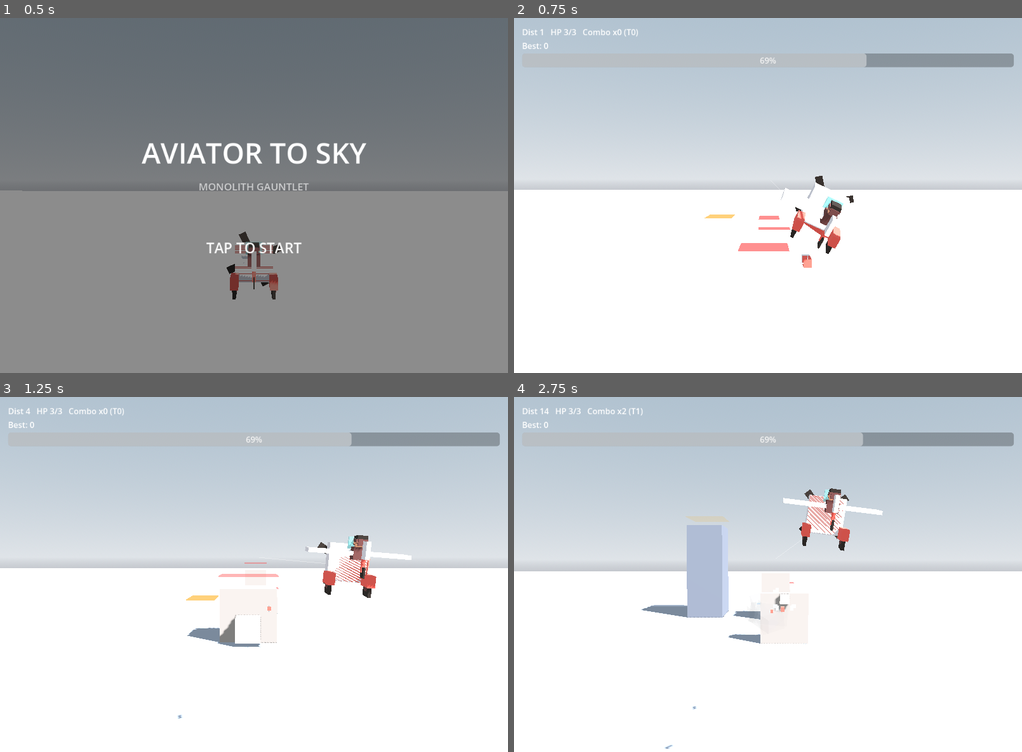
Above: before the commit, frames 1-4 (two rows, left to right).
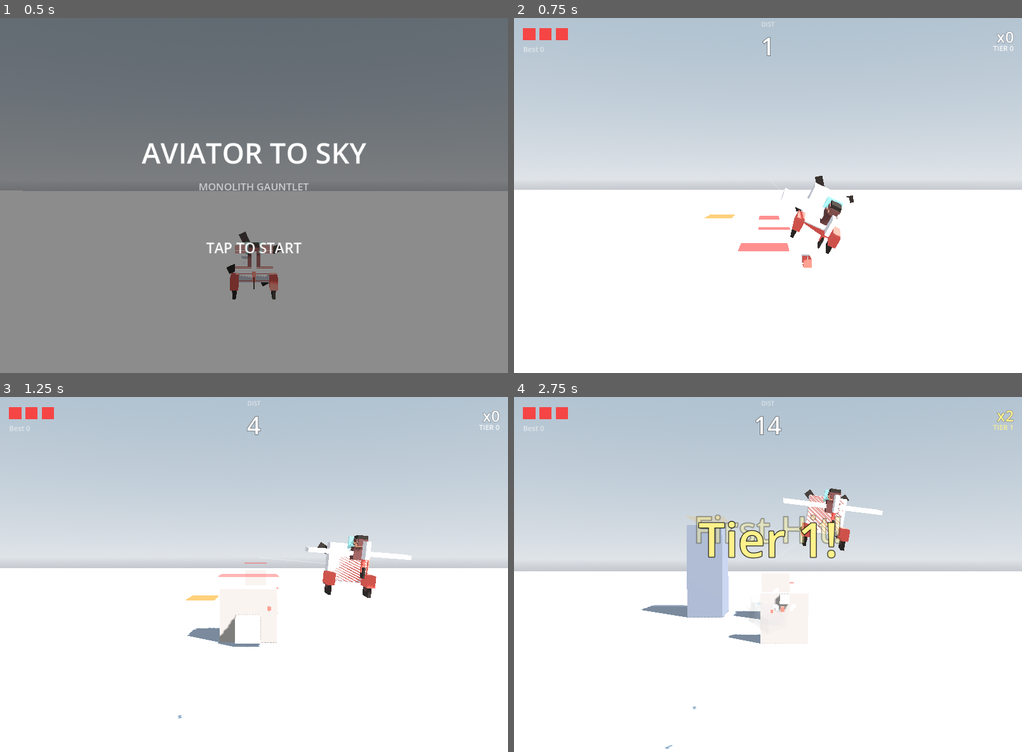
Above: after the commit, the same moments.

Repository: weathermanho/supercent
Game: Godot game, scene res://scenes/Main.tscn
The game is run twice, just before and just after one commit, with the same random seed, the same clock (stepped at 60 frames per second) and the same inputs.
Inputs (mouse positions are in pixels of both pictures, inside the frame that each line leads up to):
- Up to frame 1 (0.5 s): no input
- Up to frame 2 (0.75 s): tap Enter at 0.5 s; move the mouse to (879, 177) at 0.52 s; hold Right mouse button (fire_missle) from 0.53 s (still down); click (879, 177) at 0.67 s
- Up to frame 3 (1.25 s): keep holding Right mouse button (fire_missle)
- Up to frame 4 (2.75 s): release Right mouse button (fire_missle) at 1.25 s; drag from (666, 592) to (742, 645) at 1.27 s; move the mouse to (818, 496) at 2.02 s; hold Right mouse button (fire_missle) from 2.03 s (still down); click (818, 496) at 2.17 s

Frame 1 is identical in both runs. In frame 2, 1.7% of the frame differs, in the area x 1-99%, y 1-14%; in frame 3, 1.7%; in frame 4, 3.6%, in the area x 1-99%, y 1-46%.

Commit message:
feat: 모먼트 텍스트 + HUD 폴리시 + 과충전 폭발 — 데모→게임 완성
(다) 모먼트 텍스트 (_show_moment): 화면 중앙 위에서 팝-인 (back-out
ease) → 0.7s hold → 위로 떠오르며 fade-out → free.
- "First Hit!"  — 런 첫 코어 명중 (한 번만)
- "Tier 1/2/3!" — 콤보 단계 상승 시. 색상 = tier 색.
- "Giant Down!" — 거인 격파.
- "OVERCHARGE!" — T3에서 거인 격파 시 (아래 과충전과 연계).

(나) HUD 폴리시: 디버그 텍스트 → 진짜 게임 같은 위젯.
- 좌상단: 빨간 사각 하트 3개 (HP 잃을 때 스케일 펀치 + 회색 디밍).
- 중앙 상단: 작은 "DIST" 캡션 + 큰 거리 숫자 (48pt, 아웃라인).
- 우상단: COMBO "x#" (28pt) + "TIER #" — tier 색으로 통일 (T1 황색
  → T2 주황 → T3 빨강). 콤보 증가 시 스케일 펀치.
- 좌하단 (하트 아래): "Best #"
- 기존 distance_label/best_label/status_label/energy_bar는 hide.

(과충전 폭발 — 부록 C P2): T3 이상으로 거인 격파 시 화면 위 모든
solid_hazard 기둥이 연쇄 폭발. "강하게 도착한 보상" — 화면 청소 +
시각적 정점.

Co-Authored-By: Claude Opus 4.7 <noreply@anthropic.com>

Diff:
--- a/godot_project/scripts/Main.gd
+++ b/godot_project/scripts/Main.gd
@@ -82,6 +82,15 @@
 var _gameover_giants: Label
 var _gameover_tap: Label
 
+# --- In-play HUD widgets (replace the legacy labels) --------------------------
+var _hud_dist: Label
+var _hud_dist_caption: Label
+var _hud_best: Label
+var _hud_combo: Label
+var _hud_tier: Label
+var _hud_heart_rects: Array = []
+var _seen_first_hit: bool = false
+
 
 func _ready() -> void:
 	GameConfig.reset_to_defaults()
@@ -110,6 +119,8 @@
 	# stops mid-air.
 	_build_title_overlay()
 	_build_gameover_overlay()
+	_build_play_hud()
+	_hide_legacy_labels()
 	_show_title()
 
 
@@ -450,6 +461,7 @@
 
 func _on_crash(pl: Node3D) -> void:
 	GameConfig.hp -= 1
+	_animate_heart_lost(GameConfig.hp)
 	GameConfig.reset_combo()
 	GameConfig.crash_iframes = GameConfig.crash_iframes_max
 
@@ -696,11 +708,19 @@
 	if GameConfig.combo_tier > _max_tier_run:
 		_max_tier_run = GameConfig.combo_tier
 
+	# Moment text — First Hit happens at most once per run; Tier Up at each new
+	# threshold. They land OVER the action so the player FEELS the milestone.
+	if not _seen_first_hit:
+		_seen_first_hit = true
+		_show_moment("First Hit!", Color(1.0, 0.95, 0.55), 72)
+	_bump_combo_widget()
+
 	var pos: Vector3 = pl.core_world_pos()
 	_spawn_explosion(pos, SmokeBurstScript.Kind.PILLAR_BREAK, float(m.tier + 1))
 
 	# Tier-up celebration.
 	if GameConfig.combo_tier > prev_tier:
+		_show_moment("Tier %d!" % GameConfig.combo_tier, _tier_color(GameConfig.combo_tier), 88)
 		shaker.shake(GameConfig.shake_hit_intensity * 1.6, 0.2)
 		time_scaler.request_hitstop(GameConfig.hitstop_duration * 1.4)
 		flash_overlay.flash(0.28, 0.12, false)
@@ -726,6 +746,7 @@
 
 	# Giant defeated: bump the run-stats counter for the recap screen.
 	_giants_killed_run += 1
+	_show_moment("Giant Down!", Color(1.0, 0.45, 0.25), 92)
 	# Finish: full showpiece combo — a cluster of big plumes across the giant so
 	# it reads as a screen-erasing detonation.
 	time_scaler.request_slowmo(GameConfig.slowmo_giant_scale, GameConfig.slowmo_giant_duration)
@@ -735,6 +756,23 @@
 		var off := Vector3((randf() - 0.5) * 220.0, (randf() - 0.5) * 260.0, (randf() - 0.5) * 160.0)
 		_spawn_explosion(g.position + off, SmokeBurstScript.Kind.GIANT_FINISH, 3.0 + randf())
 	_spawn_shockwave(g.position, 60.0, 1.0)
+
+	# OVERCHARGE — killing the giant at max tier (T3) cascade-detonates every
+	# breakable pillar on the field. Earns the player a screen-clearing reward
+	# for arriving strong. (Appendix C: P2 과충전 폭발.)
+	if GameConfig.combo_tier >= 3:
+		_show_moment("OVERCHARGE!", Color(1.0, 0.55, 0.18), 108)
+		flash_overlay.flash(0.5, 0.4, false)
+		shaker.shake(GameConfig.shake_giant_intensity * 1.2, 0.6)
+		for pl in _pillars:
+			if not is_instance_valid(pl):
+				continue
+			if not pl.is_solid_hazard():
+				continue
+			var ppos: Vector3 = pl.global_position
+			_spawn_explosion(ppos, SmokeBurstScript.Kind.PILLAR_BREAK, 3.0)
+			if pl.breakable and pl.core_alive:
+				pl.shatter()
 
 	var idx: int = _targets.find(g)
 	if idx >= 0:
@@ -880,17 +918,19 @@
 
 
 func _update_hud() -> void:
-	var hearts: String = "HP " + str(maxi(GameConfig.hp, 0)) + "/" + str(GameConfig.max_hp)
-	distance_label.text = "Dist %d   %s   Combo x%d (T%d)" % [
-		int(GameConfig.distance), hearts, GameConfig.combo, GameConfig.combo_tier]
-	energy_bar.value = GameConfig.energy
-	best_label.text = "Best: %d" % GameConfig.best_distance
-	if GameConfig.status == GameConfig.STATUS_GAME_OVER:
-		var is_new_best: bool = int(GameConfig.distance) > GameConfig.best_distance
-		status_label.text = ("NEW BEST!  Press R to fly again" if is_new_best
-							 else "GAME OVER  —  Press R to fly again")
-	else:
-		status_label.text = ""
+	if _hud_dist != null:
+		_hud_dist.text = "%d" % int(GameConfig.distance)
+	if _hud_best != null:
+		_hud_best.text = "Best %d" % GameConfig.best_distance
+	if _hud_combo != null:
+		_hud_combo.text = "x%d" % GameConfig.combo
+		_hud_combo.add_theme_color_override("font_color", _tier_color(GameConfig.combo_tier))
+	if _hud_tier != null:
+		_hud_tier.text = "TIER %d" % GameConfig.combo_tier
+		_hud_tier.add_theme_color_override("font_color",
+			Color(_tier_color(GameConfig.combo_tier).r,
+				  _tier_color(GameConfig.combo_tier).g,
+				  _tier_color(GameConfig.combo_tier).b, 0.85))
 
 
 func _on_game_over() -> void:
@@ -1003,6 +1043,7 @@
 	_title_layer.visible = false
 	_gameover_layer.visible = false
 	_set_play_hud_visible(true)
+	_seen_first_hit = false
 
 
 func _show_gameover_screen(is_new_best: bool) -> void:
@@ -1018,10 +1059,155 @@
 
 
 func _set_play_hud_visible(v: bool) -> void:
-	distance_label.visible = v
-	best_label.visible = v
-	energy_bar.visible = v
-	status_label.visible = v
+	if _hud_dist != null: _hud_dist.visible = v
+	if _hud_dist_caption != null: _hud_dist_caption.visible = v
+	if _hud_best != null: _hud_best.visible = v
+	if _hud_combo != null: _hud_combo.visible = v
+	if _hud_tier != null: _hud_tier.visible = v
+	for r in _hud_heart_rects:
+		r.visible = v
+
+
+# ----- New in-play HUD -------------------------------------------------------
+
+func _build_play_hud() -> void:
+	# Top-centre: big DIST number + tiny caption above
+	_hud_dist_caption = _anchored_label("DIST", 12, Color(1, 1, 1, 0.55),
+		0.5, 0.0, -80.0, 4.0, 80.0, 22.0, HORIZONTAL_ALIGNMENT_CENTER)
+	hud.add_child(_hud_dist_caption)
+
+	_hud_dist = _anchored_label("0", 48, Color(1, 1, 1, 1.0),
+		0.5, 0.0, -160.0, 22.0, 160.0, 80.0, HORIZONTAL_ALIGNMENT_CENTER)
+	_hud_dist.add_theme_color_override("font_outline_color", Color(0, 0, 0, 0.7))
+	_hud_dist.add_theme_constant_override("outline_size", 3)
+	hud.add_child(_hud_dist)
+	_hud_dist.pivot_offset = Vector2(160.0, 40.0)
+
+	# Top-left: HP hearts row
+	for i in 3:
+		var r := ColorRect.new()
+		r.color = Color(0.96, 0.27, 0.27)
+		r.size = Vector2(24.0, 24.0)
+		r.position = Vector2(18.0 + i * 32.0, 20.0)
+		r.mouse_filter = Control.MOUSE_FILTER_IGNORE
+		r.pivot_offset = Vector2(12.0, 12.0)
+		hud.add_child(r)
+		_hud_heart_rects.append(r)
+
+	# Top-right: COMBO + TIER badge
+	_hud_combo = _anchored_label("x0", 30, Color(1, 1, 1, 1.0),
+		1.0, 0.0, -150.0, 16.0, -16.0, 56.0, HORIZONTAL_ALIGNMENT_RIGHT)
+	_hud_combo.add_theme_color_override("font_outline_color", Color(0, 0, 0, 0.6))
+	_hud_combo.add_theme_constant_override("outline_size", 2)
+	hud.add_child(_hud_combo)
+	_hud_combo.pivot_offset = Vector2(134.0, 18.0)
+
+	_hud_tier = _anchored_label("TIER 0", 14, Color(1, 1, 1, 0.7),
+		1.0, 0.0, -150.0, 50.0, -16.0, 70.0, HORIZONTAL_ALIGNMENT_RIGHT)
+	hud.add_child(_hud_tier)
+
+	# Top-left under hearts: BEST
+	_hud_best = _anchored_label("Best 0", 14, Color(1, 1, 1, 0.55),
+		0.0, 0.0, 18.0, 52.0, 200.0, 72.0, HORIZONTAL_ALIGNMENT_LEFT)
+	hud.add_child(_hud_best)
+
+
+## Build a Label with explicit anchor + offset rectangle. The anchor pins it
+## to a screen edge (e.g. 0.5/0.0 = top-centre, 1.0/0.0 = top-right).
+func _anchored_label(text: String, font_size: int, color: Color,
+		anchor_x: float, anchor_y: float, ox_l: float, oy_t: float,
+		ox_r: float, oy_b: float, halign: int) -> Label:
+	var l := Label.new()
+	l.text = text
+	l.add_theme_font_size_override("font_size", font_size)
+	l.add_theme_color_override("font_color", color)
+	l.anchor_left = anchor_x
+	l.anchor_right = anchor_x
+	l.anchor_top = anchor_y
+	l.anchor_bottom = anchor_y
+	l.offset_left = ox_l
+	l.offset_top = oy_t
+	l.offset_right = ox_r
+	l.offset_bottom = oy_b
+	l.horizontal_alignment = halign
+	l.mouse_filter = Control.MOUSE_FILTER_IGNORE
+	return l
+
+
+func _hide_legacy_labels() -> void:
+	distance_label.visible = false
+	best_label.visible = false
+	status_label.visible = false
+	energy_bar.visible = false
+
+
+# ----- Moment texts ----------------------------------------------------------
+
+## Centered pop-up text that hangs for a beat and floats up out. Used for the
+## key emotional beats — First Hit, Tier Up, Giant Down, Overcharge — so the
+## player FEELS the milestone instead of just seeing a number tick.
+func _show_moment(text: String, color: Color = Color(1, 1, 1, 1), font_size: int = 64) -> void:
+	var l := Label.new()
+	l.text = text
+	l.add_theme_font_size_override("font_size", font_size)
+	l.add_theme_color_override("font_color", color)
+	l.add_theme_color_override("font_outline_color", Color(0, 0, 0, 1))
+	l.add_theme_constant_override("outline_size", 5)
+	l.horizontal_alignment = HORIZONTAL_ALIGNMENT_CENTER
+	l.vertical_alignment = VERTICAL_ALIGNMENT_CENTER
+	l.anchor_left = 0.5; l.anchor_right = 0.5
+	l.anchor_top = 0.4; l.anchor_bottom = 0.4
+	var w: float = 800.0; var h: float = 140.0
+	l.offset_left = -w * 0.5; l.offset_right = w * 0.5
+	l.offset_top = -h * 0.5; l.offset_bottom = h * 0.5
+	l.pivot_offset = Vector2(w * 0.5, h * 0.5)
+	l.modulate.a = 0.0
+	l.scale = Vector2(0.3, 0.3)
+	l.mouse_filter = Control.MOUSE_FILTER_IGNORE
+	hud.add_child(l)
+
+	var tw := create_tween()
+	# Phase 1 — pop in (back-out ease)
+	tw.tween_property(l, "modulate:a", 1.0, 0.12)
+	tw.parallel().tween_property(l, "scale", Vector2.ONE, 0.28) \
+		.set_trans(Tween.TRANS_BACK).set_ease(Tween.EASE_OUT)
+	# Phase 2 — hold
+	tw.tween_interval(0.7)
+	# Phase 3 — drift up + fade
+	tw.tween_property(l, "modulate:a", 0.0, 0.35)
+	tw.parallel().tween_property(l, "offset_top", l.offset_top - 30.0, 0.35)
+	tw.parallel().tween_property(l, "offset_bottom", l.offset_bottom - 30.0, 0.35)
+	tw.tween_callback(l.queue_free)
+
+
+func _bump_combo_widget() -> void:
+	if _hud_combo == null:
+		return
+	_hud_combo.scale = Vector2(1.35, 1.35)
+	var tw := create_tween()
+	tw.tween_property(_hud_combo, "scale", Vector2.ONE, 0.18) \
+		.set_trans(Tween.TRANS_BACK).set_ease(Tween.EASE_OUT)
+
+
+func _animate_heart_lost(slot: int) -> void:
+	if slot < 0 or slot >= _hud_heart_rects.size():
+		return
+	var r: ColorRect = _hud_heart_rects[slot]
+	# Quick scale punch then dim grey.
+	r.scale = Vector2(1.6, 1.6)
+	var tw := create_tween()
+	tw.tween_property(r, "scale", Vector2.ONE, 0.18) \
+		.set_trans(Tween.TRANS_BACK).set_ease(Tween.EASE_OUT)
+	tw.parallel().tween_property(r, "color", Color(0.3, 0.3, 0.3, 0.5), 0.18)
+
+
+## Color tied to combo tier — white -> warm yellow -> orange -> hot red.
+func _tier_color(tier: int) -> Color:
+	match tier:
+		1: return Color(1.0, 0.95, 0.55)
+		2: return Color(1.0, 0.7, 0.30)
+		3: return Color(1.0, 0.42, 0.22)
+		_: return Color(1, 1, 1, 1)
 
 
 # ----- Input -----------------------------------------------------------------
